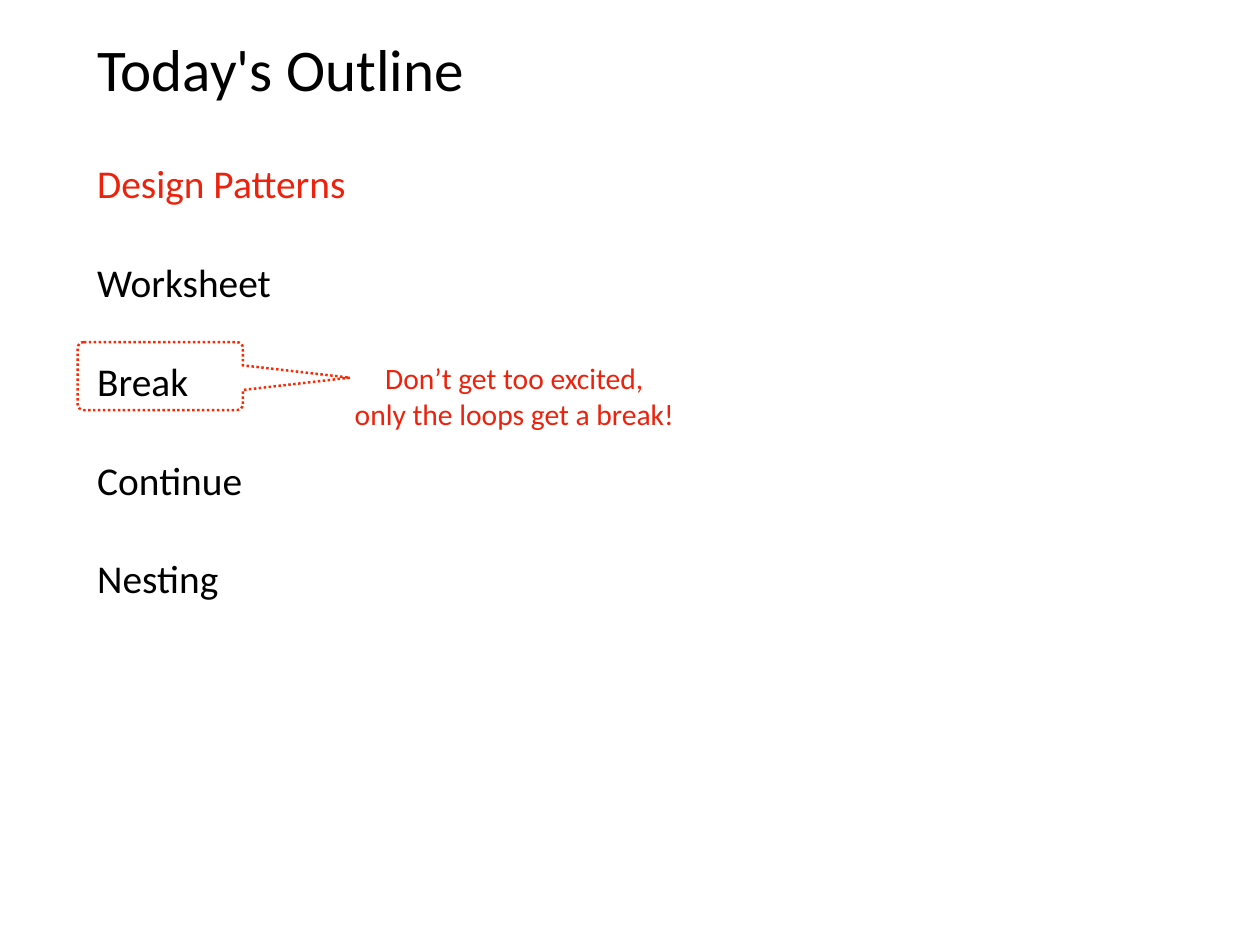
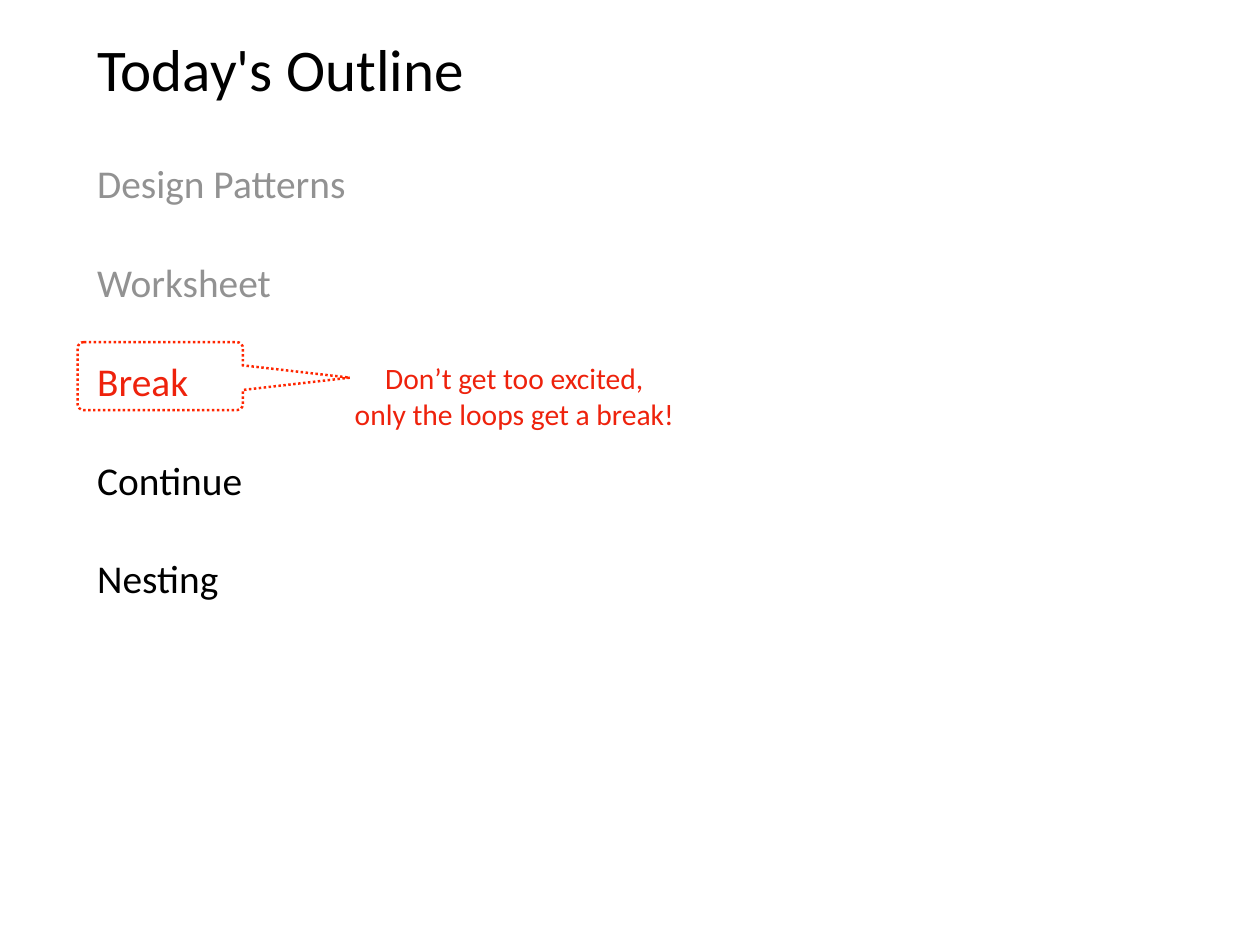
Before and after one commit to tylerharter/caraza-harter-com, a slide deck: slide 38 of tyler/meena/cs220/f21/materials/lec_12_F21.ppt (slide 3 before the commit). Drawn at 1260x945 pixels with LibreOffice and Linux fonts; fonts in the diff are those of the drawing. Boxes give left, top, right and bottom in pixels: in the first picture for what was removed or moved away, otherwise in the second. Text is boxed around its words. In the diff, an @@ line names an element or a change of style, - is before the commit and + after.

```diff
--- a/tyler/meena/cs220/f21/materials/lec_12_F21.ppt
+++ b/tyler/meena/cs220/f21/materials/lec_12_F21.ppt
@@ text at <box>97,171,345,397</box>: text colour #EE220C to #929292 in "Design Patterns"; text colour #000000 to #929292 in "Worksheet"; text colour #000000 to #EE220C in "Break" @@
```
Also in this commit, not shown: 2 other slides changed, 35 other files.
